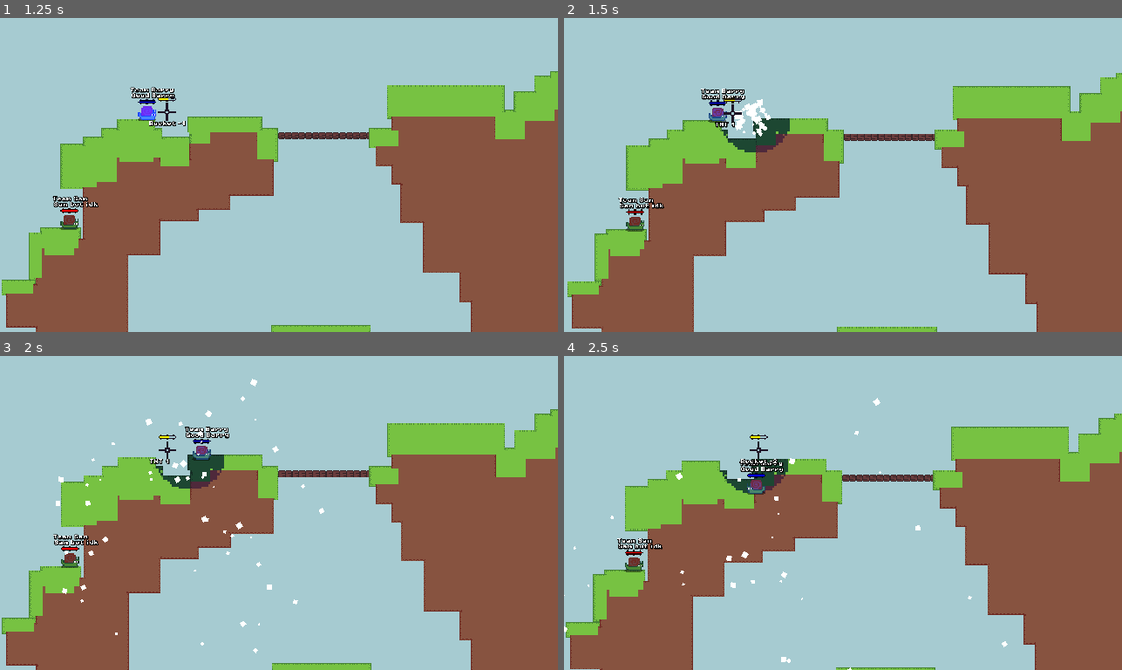
Above: before the commit, frames 1-4 (two rows, left to right).
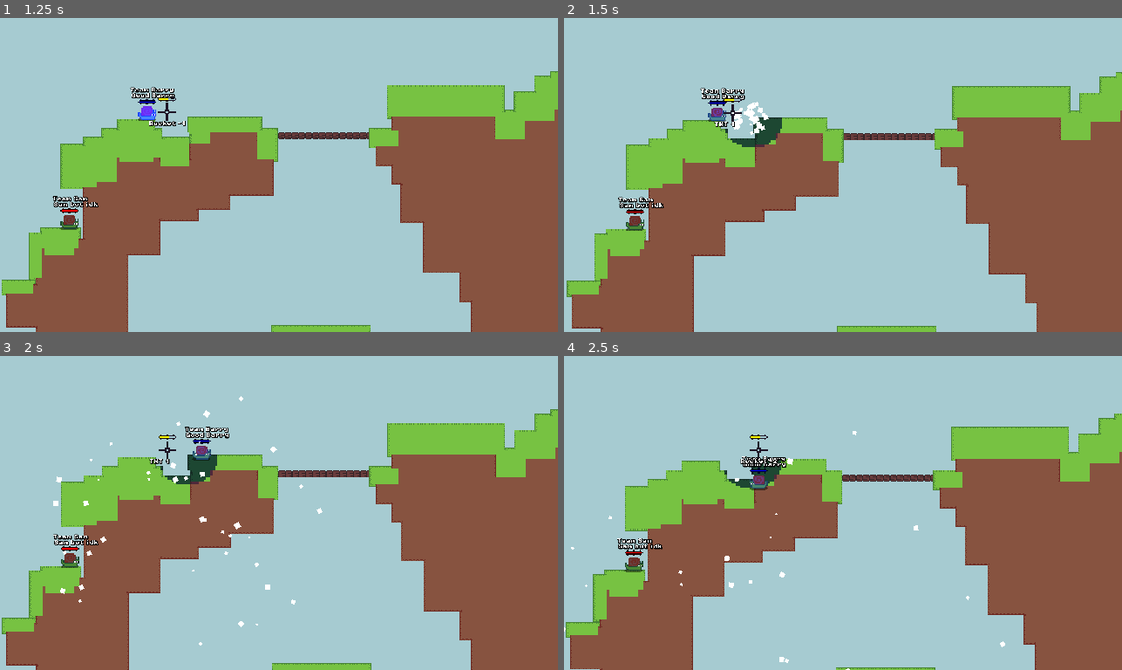
Above: after the commit, the same moments.

Repository: codingbanana21/Snail-Wars
Game: Godot game, scene res://scenes/game.tscn
Same seed, same stepped clock (60 frames per second), same inputs: the game is played once before the commit and once after it.
Inputs (mouse positions are in pixels of both pictures, inside the frame that each line leads up to):
- Up to frame 1 (1.25 s): tap Enter (skip) at 0.5 s; move the mouse to (306, 175) at 0.52 s; press the mouse at (306, 175) at 0.53 s; hold D (right) from 0.53 s (still down); tap W (jump) at 0.77 s
- Up to frame 2 (1.5 s): keep holding D (right); move the mouse to (815, 175) at 1.27 s; release the mouse at (815, 175) at 1.28 s; tap Mouse wheel down (last_weapon) at 1.35 s
- Up to frame 3 (2 s): keep holding D (right); tap W (jump) at 1.52 s
- Up to frame 4 (2.5 s): move the mouse to (854, 506) at 2.02 s; release D (right) at 2.03 s; hold A (left) from 2.03 s (still down); tap Mouse wheel up (next_weapon) at 2.1 s

Frame 1 is identical in both runs. In frame 2, 2.0% of the frame differs, in the area x 0-100%, y 17-100%; in frame 3, 0.7%; in frame 4, 0.9%.

Commit message:
Change weapons

Diff:
--- a/projectiles/air_strike.tscn
+++ b/projectiles/air_strike.tscn
@@ -4,7 +4,8 @@
 
 [node name="AirStrike" unique_id=791496552 instance=ExtResource("1_y44nj")]
 speed = 0.0
-knockback = 750
-explosion_size = 24
-explosion_accuracy = 28.0
+damage = 50.0
+knockback = 800
+explosion_size = 22
+explosion_accuracy = 30.0
 spawn_at_mouse = true
--- a/projectiles/bomb.tscn
+++ b/projectiles/bomb.tscn
@@ -7,12 +7,12 @@
 radius = 7.0
 
 [node name="Bomb" unique_id=791496552 instance=ExtResource("1_8u238")]
-speed = 90.0
-damage = 60
-knockback = 1200
+speed = 80.0
+damage = 60.0
+knockback = 1500
 explosion_time = 1.5
-explosion_size = 24
-explosion_accuracy = 28.0
+explosion_size = 22
+explosion_accuracy = 30.0
 
 [node name="Image" parent="." index="0" unique_id=2045045234]
 texture = ExtResource("2_3xfjl")
--- a/projectiles/drill.tscn
+++ b/projectiles/drill.tscn
@@ -4,12 +4,12 @@
 [ext_resource type="Texture2D" uid="uid://x4hcewvk3glh" path="res://assets/images/drill.png" id="2_tpgjy"]
 
 [node name="Drill" unique_id=152536886 instance=ExtResource("1_d7knd")]
-speed = 60.0
-damage = 35.0
+speed = 55.0
+damage = 30.0
 knockback = 800
 explosion_size = 8
-explosion_accuracy = 7.0
-projectile_hp = 12
+explosion_accuracy = 10.0
+projectile_hp = 10
 
 [node name="Image" parent="." index="0" unique_id=2045045234]
 texture = ExtResource("2_tpgjy")
--- a/projectiles/drill_strike.tscn
+++ b/projectiles/drill_strike.tscn
@@ -5,11 +5,10 @@
 
 [node name="DrillStrike" unique_id=791496552 instance=ExtResource("1_qlak5")]
 speed = 0.0
-damage = 35.0
-knockback = 600
-explosion_size = 7
-explosion_accuracy = 7.0
-projectile_hp = 15
+knockback = 650
+explosion_size = 8
+explosion_accuracy = 10.0
+projectile_hp = 10
 spawn_at_mouse = true
 
 [node name="Image" parent="." index="0" unique_id=2045045234]
--- a/projectiles/grenade.tscn
+++ b/projectiles/grenade.tscn
@@ -7,9 +7,6 @@
 radius = 6.0
 
 [node name="Grenade" unique_id=791496552 instance=ExtResource("1_yss3y")]
-explosion_time = 2.5
-explosion_size = 18
-explosion_accuracy = 20.0
 
 [node name="Image" parent="." index="0" unique_id=2045045234]
 texture = ExtResource("2_5t3jc")
--- a/projectiles/tnt.tscn
+++ b/projectiles/tnt.tscn
@@ -7,12 +7,11 @@
 radius = 7.0
 
 [node name="TNT" unique_id=791496552 instance=ExtResource("1_2ywih")]
-speed = 25.0
+speed = 30.0
 damage = 80.0
-knockback = 1500
-explosion_time = 2.5
-explosion_size = 28
-explosion_accuracy = 34.0
+knockback = 1800
+explosion_size = 26
+explosion_accuracy = 36.0
 
 [node name="Image" parent="." index="0" unique_id=2045045234]
 texture = ExtResource("2_gjjih")
--- a/scripts/Globals.gd
+++ b/scripts/Globals.gd
@@ -4,7 +4,7 @@
 var team_turn: int = 0
 var players_in_team: int = 3
 var number_of_teams: int = 2
-var teams_weapons: Array[Array] = [[-1,5,4,3,1,1,1], [-1,5,4,3,1,1,1]]
+var teams_weapons: Array[Array] = [[-1,-1,4,3,1,1,1], [-1,-1,4,3,1,1,1]]
 
 
 func next_player(skip_player: bool = false):
--- a/scripts/projectile.gd
+++ b/scripts/projectile.gd
@@ -4,13 +4,13 @@
 @onready var detect_box: Area2D = $DetectBox
 @onready var explosion_timer: Timer = $ExplosionTimer
 
-@export var speed: float = 70.0
+@export var speed: float = 65.0
 @export var projectile_gravity: int = 600
-@export var damage: float = 50
+@export var damage: float = 40
 @export var knockback: int = 1000
-@export var explosion_time: float = 3.0
-@export var explosion_size: int = 16
-@export var explosion_accuracy: float = 18
+@export var explosion_time: float = 2.5
+@export var explosion_size: int = 14
+@export var explosion_accuracy: float = 20
 @export var projectile_hp: int = 1
 @export var bounce: bool = false
 @export var spawn_at_mouse: bool = false
